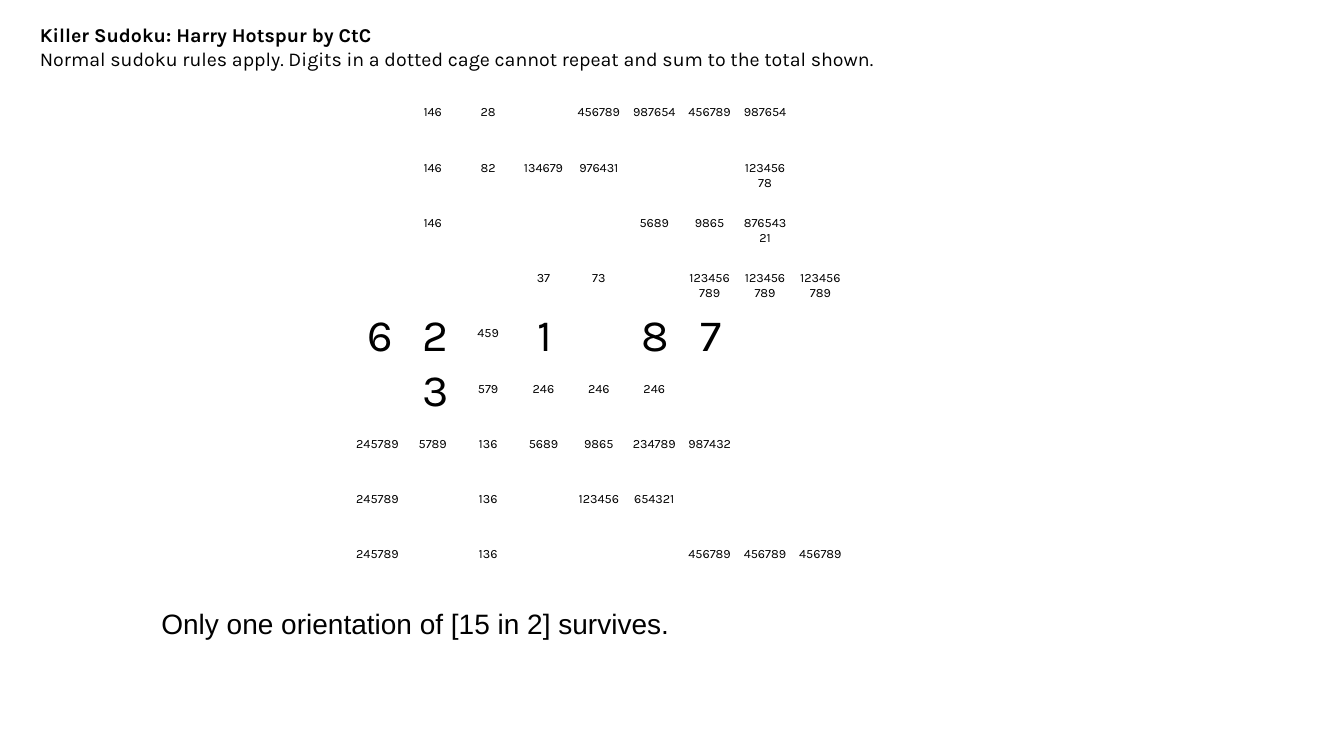
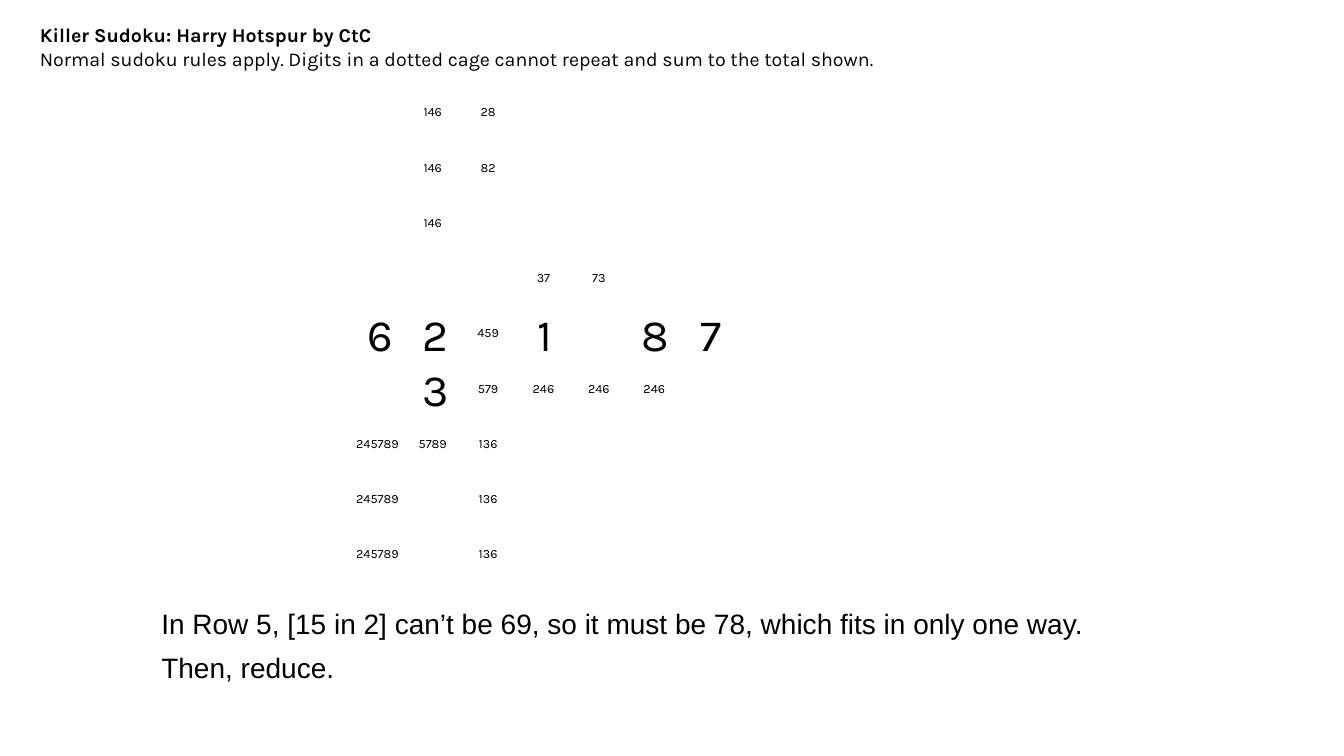
Before and after one commit to jhardis/WSJ_Number_Puzzles, a slide deck: slide 11 of 20261114_1.pptx (slide 16 before the commit). Drawn at 1344x756 pixels with LibreOffice and Linux fonts; fonts in the diff are those of the drawing; background and template pictures are left out. Boxes give left, top, right and bottom in pixels: in the first picture for what was removed or moved away, otherwise in the second. Text is boxed around its words. In the diff, an @@ line names an element or a change of style, - is before the commit and + after.

```diff
--- a/20261114_1.pptx
+++ b/20261114_1.pptx
@@ text removed at <box>578,108,620,116</box> @@
-456789
@@ text removed at <box>633,108,675,116</box> @@
-987654
@@ text removed at <box>688,108,730,116</box> @@
-456789
@@ text removed at <box>744,108,786,116</box> @@
-987654
@@ text removed at <box>524,164,563,172</box> @@
-134679
@@ text removed at <box>579,164,618,172</box> @@
-976431
@@ text removed at <box>734,154,797,195</box> @@
-12345678
@@ text removed at <box>640,219,669,227</box> @@
-5689
@@ text removed at <box>695,219,724,227</box> @@
-9865
@@ text removed at <box>734,210,797,250</box> @@
-87654321
@@ text removed at <box>679,265,741,306</box> @@
-123456789
@@ text removed at <box>734,265,797,306</box> @@
-123456789
@@ text removed at <box>789,265,852,306</box> @@
-123456789
@@ text removed at <box>529,440,558,448</box> @@
-5689
@@ text removed at <box>584,440,613,448</box> @@
-9865
@@ text removed at <box>633,440,676,448</box> @@
-234789
@@ text removed at <box>688,440,731,448</box> @@
-987432
@@ text removed at <box>579,495,619,503</box> @@
-123456
@@ text removed at <box>634,495,674,503</box> @@
-654321
@@ text removed at <box>688,550,730,558</box> @@
-456789
@@ text removed at <box>744,550,786,558</box> @@
-456789
@@ text removed at <box>799,550,841,558</box> @@
-456789
@@ text at <box>161,613,1083,682</box>: text changed @@
-Only one orientation of [15 in 2] survives.
+In Row 5, [15 in 2] can’t be 69, so it must be 78, which fits in only one way.
+Then, reduce.
```
Also in this commit, not shown: 34 other slides changed, 10 slides added, 9 slides removed.
